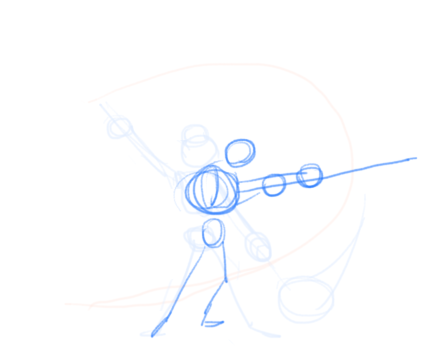
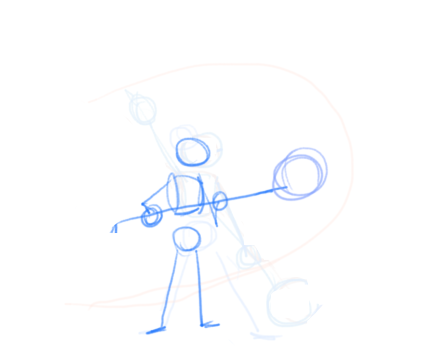
Layered file, before and after one edit (429x351). Changes by layer:
painted on "Paint Layer 6" over [99, 89, 418, 341]
painted on "Paint Layer 5" over [99, 89, 384, 341]
painted on "Paint Layer 4" over [99, 89, 418, 341]
